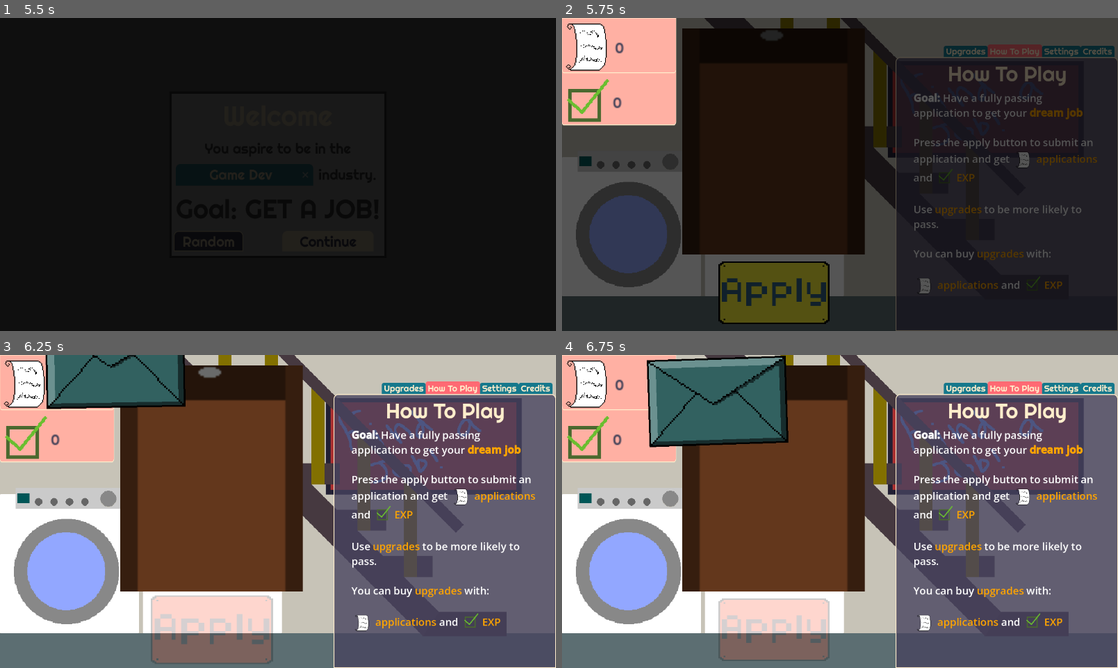
Above: before the commit, frames 1-4 (two rows, left to right).
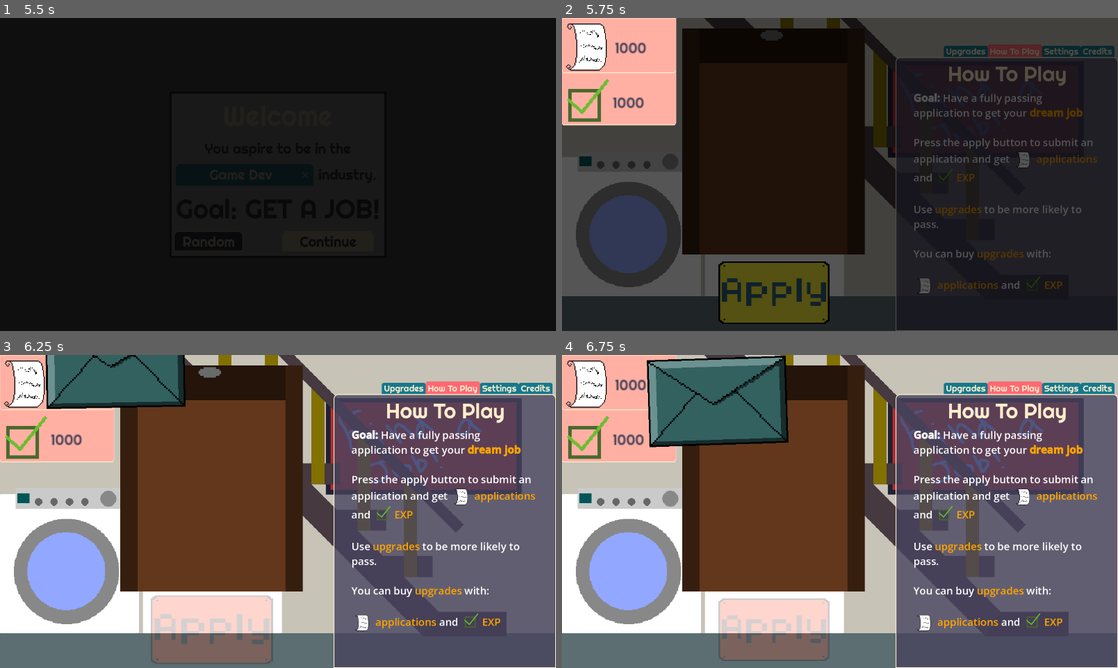
Above: after the commit, the same moments.

Repository: OrangePainting/in-this-economy
Game: Godot game, scene res://Scenes/main_menu.tscn
Two runs of this game, one before a commit and one after it. Both use one fixed random seed, a clock stepped at 60 frames per second and the inputs below. Sound files missing from this copy of the repository are replaced by a short silence.
Inputs (mouse positions are in pixels of both pictures, inside the frame that each line leads up to):
- Up to frame 1 (5.5 s): tap Enter at 0.5 s; move the mouse to (400, 158) at 0.52 s; click (400, 158) at 0.67 s; click "Skip" at 1.25 s; click "Credits" at 2 s; click "Start Game" at 2.75 s; click (244, 174) at 3.52 s; type "12" at 3.6 s; click "Random" at 4.25 s; click "Continue" at 5 s
- Up to frame 2 (5.75 s): no input
- Up to frame 3 (6.25 s): click (211, 630) at 5.75 s
- Up to frame 4 (6.75 s): move the mouse to (728, 527) at 6.52 s; click (728, 527) at 6.67 s

Frame 1 is identical in both runs. In frame 2, 0.3% of the frame differs, in the area x 9-16%, y 7-29%; in frame 3, 0.2%; in frame 4, 0.3%.

Commit message:
More QOL stuff
Krish Konda
16:28 06/25/26

Diff:
--- a/Scenes/main_menu.tscn
+++ b/Scenes/main_menu.tscn
@@ -210,6 +210,7 @@
 vertical_alignment = 1
 
 [node name="Logo" type="Sprite2D" parent="." unique_id=1545412030]
+visible = false
 position = Vector2(640, 200)
 rotation = -0.0027658215
 texture = ExtResource("5_opfnp")
@@ -249,6 +250,7 @@
 vertical_alignment = 1
 
 [node name="SkipButton" type="Button" parent="." unique_id=1369940558]
+visible = false
 texture_filter = 2
 custom_minimum_size = Vector2(100, 0)
 layout_mode = 0
--- /dev/null
+++ b/Scenes/news_scroller.tscn
@@ -0,0 +1,37 @@
+[gd_scene format=3 uid="uid://d0es7nsrqvnc7"]
+
+[ext_resource type="Script" uid="uid://ctryuikpejpy4" path="res://Scripts/news_ticker.gd" id="1_pq2e1"]
+[ext_resource type="Theme" uid="uid://b3klx57slj0l3" path="res://Assets/UI/soft_retro/soft_retro/soft_retro.tres" id="2_ul5f5"]
+
+[node name="NewsScroller" type="CanvasLayer" unique_id=1538923801]
+layer = 4
+
+[node name="ColorRect" type="ColorRect" parent="." unique_id=1555836299]
+texture_filter = 2
+anchors_preset = 10
+anchor_right = 1.0
+offset_bottom = 87.0
+grow_horizontal = 2
+color = Color(0.122984864, 0.12298489, 0.12298482, 0.8)
+
+[node name="NewsTicker" type="Control" parent="." unique_id=856438780]
+clip_children = 2
+texture_filter = 2
+layout_mode = 3
+anchors_preset = 15
+anchor_right = 1.0
+anchor_bottom = 1.0
+grow_horizontal = 2
+grow_vertical = 2
+script = ExtResource("1_pq2e1")
+
+[node name="NewsLabel" type="Label" parent="NewsTicker" unique_id=713013017]
+texture_filter = 2
+layout_mode = 1
+anchors_preset = 10
+anchor_right = 1.0
+offset_bottom = 87.0
+grow_horizontal = 2
+theme = ExtResource("2_ul5f5")
+theme_override_font_sizes/font_size = 18
+vertical_alignment = 1
--- a/Scenes/tab_system.tscn
+++ b/Scenes/tab_system.tscn
@@ -17,6 +17,8 @@
 corner_radius_top_left = 10
 corner_radius_top_right = 10
 
+[sub_resource type="StyleBoxFlat" id="StyleBoxFlat_r4a1v"]
+
 [node name="TabSystem" type="Node2D" unique_id=30286076]
 script = ExtResource("1_q3rri")
 
@@ -30,7 +32,7 @@
 theme_override_font_sizes/font_size = 20
 theme_override_styles/panel = SubResource("StyleBoxFlat_4bjt4")
 tab_alignment = 2
-current_tab = 2
+current_tab = 4
 clip_tabs = false
 
 [node name="Upgrades" type="TabBar" parent="TabContainer" unique_id=1681068401]
@@ -100,6 +102,7 @@
 script = ExtResource("3_rdeo7")
 
 [node name="How To Play" type="TabBar" parent="TabContainer" unique_id=447612872]
+visible = false
 texture_filter = 2
 layout_mode = 2
 metadata/_tab_index = 2
@@ -215,27 +218,28 @@
 ticks_position = 3
 
 [node name="Credits" type="TabBar" parent="TabContainer" unique_id=1158159260]
-visible = false
 texture_filter = 2
 layout_mode = 2
 metadata/_tab_index = 4
 
-[node name="Info" type="Label" parent="TabContainer/Credits" unique_id=1416042526]
+[node name="Info" type="Label" parent="TabContainer/Credits" unique_id=1998585664]
 texture_filter = 2
 layout_mode = 0
 offset_left = 35.0
 offset_top = 111.0
-offset_right = 474.0
+offset_right = 472.0
 offset_bottom = 385.0
 text = "Main Menu Music: \"Jazz Funk\" by Joe Reynolds - Professorlamp is licensed under CC BY 3.0
 
 Soft Retro Godot Theme by intergenic -
 intergenic.itch.io/godot-theme-soft-retro
 
-Everything else made by OrangePainting and from the Public Domain"
+Everything else made by OrangePainting
+
+BTW If you want to give me feedback, fill out this         !"
 autowrap_mode = 3
 
-[node name="UpgradeLabel" type="Label" parent="TabContainer/Credits" unique_id=193340349]
+[node name="CreditsLabel" type="Label" parent="TabContainer/Credits" unique_id=193340349]
 texture_filter = 2
 layout_mode = 0
 offset_right = 510.0
@@ -245,3 +249,14 @@
 text = "Credits"
 horizontal_alignment = 1
 vertical_alignment = 1
+
+[node name="LinkButton" type="LinkButton" parent="TabContainer/Credits" unique_id=1016841283]
+layout_mode = 0
+offset_left = 404.0
+offset_top = 303.0
+offset_right = 445.0
+offset_bottom = 343.0
+theme_override_fonts/font = ExtResource("5_r4a1v")
+theme_override_styles/focus = SubResource("StyleBoxFlat_r4a1v")
+text = "Form"
+uri = "https://forms.gle/f4v29QvGVc1HLQTt7"
--- a/Scenes/ui_manager.tscn
+++ b/Scenes/ui_manager.tscn
@@ -87,6 +87,7 @@
 offset_bottom = 120.0
 
 [node name="Clipboard" type="Sprite2D" parent="." unique_id=1648892064]
+texture_filter = 1
 position = Vector2(277, 24)
 scale = Vector2(4, 4)
 texture = ExtResource("7_wcp00")
--- a/Scenes/win_screen.tscn
+++ b/Scenes/win_screen.tscn
@@ -60,7 +60,7 @@
 layout_mode = 2
 theme_override_colors/font_color = Color(0.27022192, 0.27022192, 0.2702219, 1)
 theme_override_font_sizes/font_size = 32
-text = "You just landed your dream job in the ___ industry!
+text = "You just landed your dream job in the ___ industry after applying for ___ minutes!
 Now GO get that job in real life!"
 horizontal_alignment = 1
 autowrap_mode = 3
@@ -73,20 +73,13 @@
 text = "Play Again"
 icon_alignment = 1
 
-[node name="CreditsButton" type="Button" parent="PanelContainer/VBoxContainer" unique_id=286622240]
+[node name="KeepPlayingButton" type="Button" parent="PanelContainer/VBoxContainer" unique_id=1266245179]
 custom_minimum_size = Vector2(200, 0)
 layout_mode = 2
 size_flags_horizontal = 4
 theme_override_font_sizes/font_size = 32
-text = "Credits"
-icon_alignment = 1
-
-[node name="ExitGameButton" type="Button" parent="PanelContainer/VBoxContainer" unique_id=1266245179]
-custom_minimum_size = Vector2(200, 0)
-layout_mode = 2
-size_flags_horizontal = 4
-theme_override_font_sizes/font_size = 32
-text = "Quit"
+text = "Keep Playing"
 icon_alignment = 1
 
 [connection signal="pressed" from="PanelContainer/VBoxContainer/PlayAgainButton" to="." method="_on_play_again_button_pressed"]
+[connection signal="pressed" from="PanelContainer/VBoxContainer/KeepPlayingButton" to="." method="_on_keep_playing_button_pressed"]
--- a/Scripts/Autoloads/global_data.gd
+++ b/Scripts/Autoloads/global_data.gd
@@ -39,17 +39,41 @@
 # [Should I do this?] labels for top left ui need applications and experience
 # add scrolling in the bottom corner about various things
 
+# Kh
+# Need to change the How to play text to say buy upgrades by clicking on them in the upgrades tab
+# Make the projects tab more understable (add next project in INSERT_TIME_HERE)
+# Change project game UI to be more understandable
+# Add "PS, if you're bored of playing the same projects, get more by buying them in the upgrades tab"
+# Make exp be experience
+# add multiple jobs being open at once
+# make the exp passive rate shorter probably
+# add "for more experience" in the unlock projects upgrade for the 2nd and 3rd
+# make the application time stop
+# make find a job in the background be a whiteboard
+# Add grid game at end
+
+# Kr
+# Add polyphony to sfx
+
+# I
+# Thinks its a gambling game
+# Add another minigame
+
+
 signal currency_changed
 signal passive_exp_ticked
 
+const PASSIVE_EXP_INTERVAL = 3.0
+
 var finished_game: bool = false
 
 var industry_name: String = "test"
 
 var total_time: float = 0
 
-var total_apps: int = 0
-var experience: int = 0
+var total_apps: int = 1000
+var global_total_apps: int = 0
+var experience: int = 1000
 
 var upgrades_bought: Dictionary[UpgradeInfo, int] # key = upgrade, value = highest level bought
 var num_upgrades_bought = 0
@@ -180,6 +204,7 @@
 	upgrades_bought.clear()
 	experience = 0 # CHANGE THIS TO SOMETHING ELSE WHEN FINALLY DONE WITH THE GAME
 	total_apps = 0 # CHANGE THIS TO SOMETHING ELSE WHEN FINALLY DONE WITH THE GAME
+	global_total_apps = 0
 	finished_game = false
 	total_time = 0
 	industry_name = "test"
--- a/Scripts/auto_apply_manager.gd
+++ b/Scripts/auto_apply_manager.gd
@@ -33,6 +33,7 @@
 
 func on_auto_apply() -> void:
 	GlobalData.total_apps += GlobalData.stats["apps_per_spin"]
+	GlobalData.global_total_apps += GlobalData.stats["apps_per_spin"]
 	for i in range(GlobalData.num_results):
 		if randf() < GlobalData.stats["pass_chance"] / 5.0: GlobalData.experience += 1
 	GlobalData.currency_changed.emit()
--- a/Scripts/envelope.gd
+++ b/Scripts/envelope.gd
@@ -27,9 +27,10 @@
 	var doc = SpinnerDocument.instantiate()
 	add_child(doc)
 	doc.button = button
-	doc.game_over.connect(win_screen.on_game_over)
+	if not GlobalData.finished_game: doc.game_over.connect(win_screen.on_game_over)
 	doc.apply()
 	GlobalData.total_apps += GlobalData.stats["apps_per_spin"]
+	GlobalData.global_total_apps += GlobalData.stats["apps_per_spin"]
 	GlobalData.currency_changed.emit()
 
 
--- a/Scripts/main.gd
+++ b/Scripts/main.gd
@@ -7,7 +7,7 @@
 const Envelope = preload("res://Scenes/envelope.tscn")
 var envelopes: Array = []
 
-const PASSIVE_EXP_INTERVAL = 2.0
+
 
 # Called when the node enters the scene tree for the first time.
 func _ready() -> void:
--- /dev/null
+++ b/Scripts/news_ticker.gd
@@ -0,0 +1,32 @@
+extends Control
+
+var headlines: Array[String] = [
+	"test1",
+	"test2",
+	"test3",
+	"test4",
+	"test5"
+]
+
+@onready var label = $NewsLabel
+var scroll_speed: float = 120.0
+
+# Called when the node enters the scene tree for the first time.
+func _ready() -> void:
+	randomize()
+	await get_tree().process_frame
+	scroll_next()
+
+func scroll_next() -> void:
+	if headlines.is_empty(): return
+	label.text = "  :)  " + headlines[randi_range(0, len(headlines) - 1)] + "  "
+	await get_tree().process_frame
+	label.position.x = size.x
+	var t = create_tween()
+	t.tween_property(label, "position:x", - label.size.x, (size.x + label.size.x) / scroll_speed)
+	t.tween_callback(scroll_next)
+
+
+# Called every frame. 'delta' is the elapsed time since the previous frame.
+func _process(delta: float) -> void:
+	pass
--- a/Scripts/spinner_document.gd
+++ b/Scripts/spinner_document.gd
@@ -44,9 +44,9 @@
 
 	await get_tree().create_timer(spin_time).timeout
 	if results.count(true) == 0: AudioController.play_spin_fail()
-	elif results.count(true) == 8:
+	elif results.count(true) == GlobalData.num_results:
 		AudioController.play_spin_all_pass()
-		game_over.emit()
+		if not GlobalData.finished_game: game_over.emit()
 	else: AudioController.play_spin_pass()
 	button.disabled = false
 	button.modulate = Color.WHITE
--- a/Scripts/ui_manager.gd
+++ b/Scripts/ui_manager.gd
@@ -8,8 +8,6 @@
 
 var app_overlay_tween: Tween
 var exp_overlay_tween: Tween
-
-const PASSIVE_EXP_INTERVAL = 2.0
 
 # Called when the node enters the scene tree for the first time.
 func _ready() -> void:
@@ -36,7 +34,7 @@
 	if exp_overlay_tween: exp_overlay_tween.kill()
 	auto_exp_overlay.scale.x = 1.0
 	exp_overlay_tween = auto_exp_overlay.create_tween()
-	exp_overlay_tween.tween_property(auto_exp_overlay, "scale:x", 0.0, PASSIVE_EXP_INTERVAL)
+	exp_overlay_tween.tween_property(auto_exp_overlay, "scale:x", 0.0, GlobalData.PASSIVE_EXP_INTERVAL)
 
 func update_app_overlay_visibility() -> void:
 	var has_upgrade = false
--- a/Scripts/win_screen.gd
+++ b/Scripts/win_screen.gd
@@ -5,7 +5,7 @@
 
 # Called when the node enters the scene tree for the first time.
 func _ready() -> void:
-	%InfoLabel.text = "You just landed your dream job in the %s industry!\nNow GO get that job in real life!" % GlobalData.industry_name
+	%InfoLabel.text = "You just landed your dream job in the %s industry after applying %s times for %s minutes! Now GO get that job in real life!" % [GlobalData.industry_name, str(GlobalData.global_total_apps) ,str(snappedf(GlobalData.total_time / 60.0, 0.01))]
 	%WinScreenBackground.hide()
 	%PanelContainer.hide()
 
@@ -28,6 +28,5 @@
 	get_tree().change_scene_to_file("res://Scenes/start_screen.tscn")
 	GlobalData.reset_game()
 
-
-func _on_exit_game_button_pressed() -> void:
-	get_tree().quit()
+func _on_keep_playing_button_pressed() -> void:
+	%WinScreenBackground.visible = false
Not shown, changed: Builds/Web/Day 7/index.apple-touch-icon.png.import
Not shown, changed: Builds/Web/Day 7/index.icon.png.import
Not shown, changed: Builds/Web/Day 7/index.png.import
Not shown, added: Scripts/news_ticker.gd.uid
Not shown, changed: Builds/Web/Day 7.zip
Not shown, changed: Builds/Web/Day 7/index.pck
